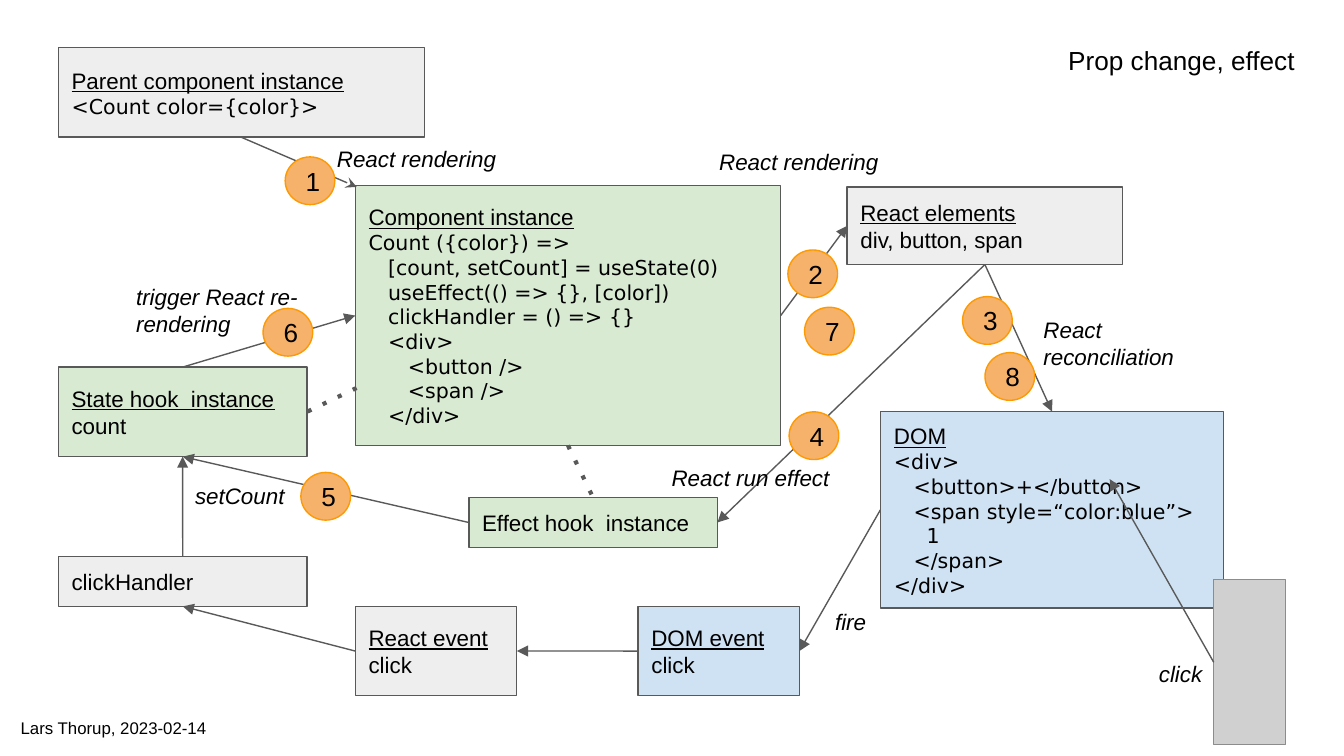
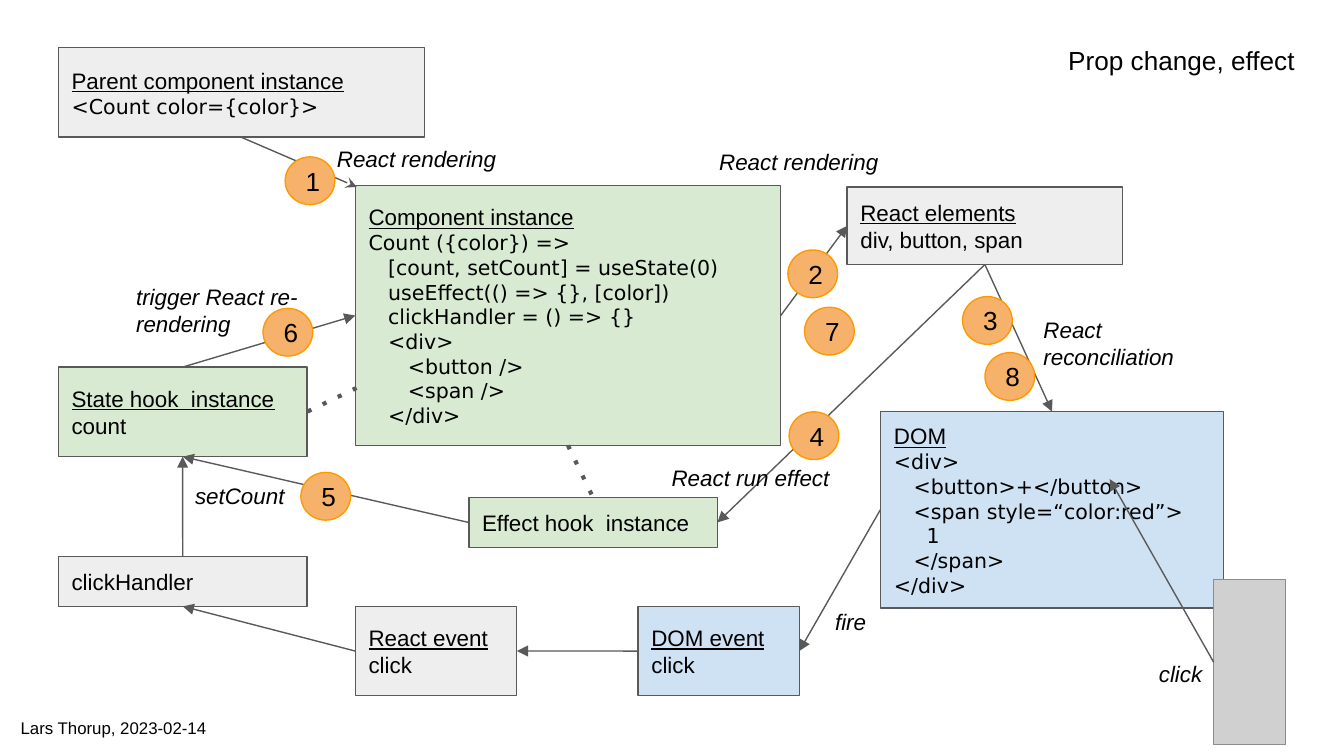
Before and after one commit to larsthorup/react-diagram, a slide deck: slide 4 of doc/react-diagram.odp. Drawn at 1344x756 pixels with LibreOffice and Linux fonts; fonts in the diff are those of the drawing; grey boxes stand for pictures. Boxes give left, top, right and bottom in pixels: in the first picture for what was removed or moved away, otherwise in the second. Text is boxed around its words. In the diff, an @@ line names an element or a change of style, - is before the commit and + after.

```diff
--- a/doc/react-diagram.odp
+++ b/doc/react-diagram.odp
@@ text in rectangle at (914,502,1183,524): text changed @@
-<span style=“color:blue”>
+<span style=“color:red”>
```
Also in this commit, not shown: 2 other slides changed, 3 other files.
